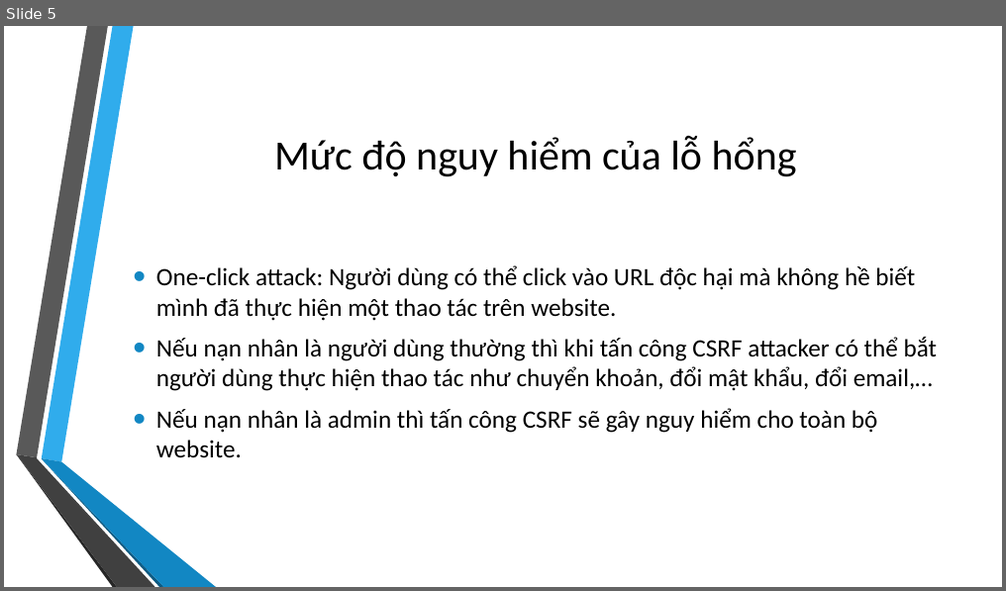
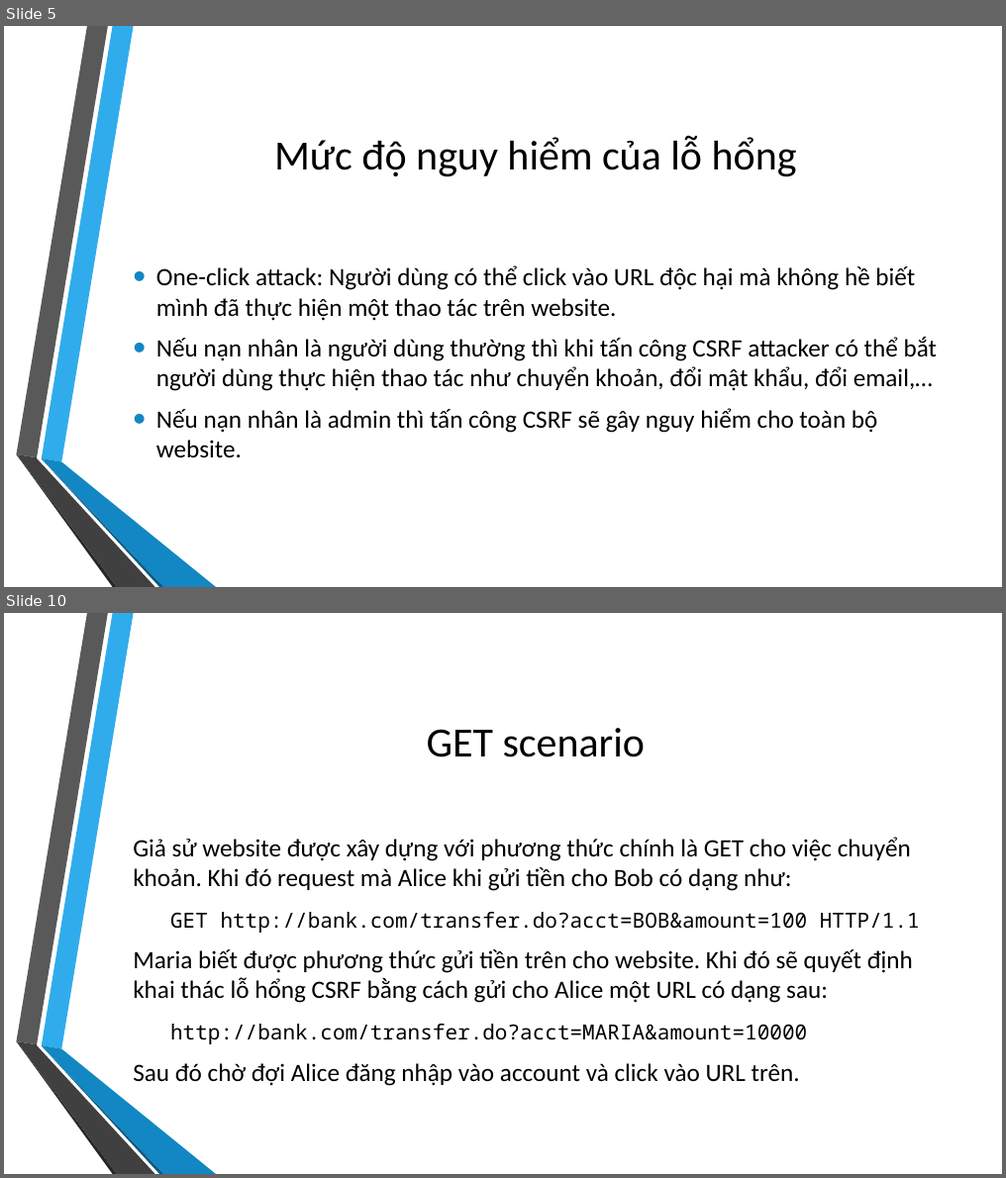
Before and after one commit to doanngochoanghy/ANM, a slide deck: CSRF/CSRF.pptx. Shown one above the other, each under a label of ours: slide 5 before the commit, slides 5 and 10 after it; the slides between them are not shown. The pictures are 1006x591 and 1006x1178 pixels, drawn with LibreOffice and Linux fonts; fonts in the diff are those of the drawing; background and template pictures are left out. Boxes give left, top, right and bottom in pixels: in the first picture for what was removed or moved away, otherwise in the second. Text is boxed around its words. In the diff, an @@ line names an element or a change of style, - is before the commit and + after.

```diff
--- a/CSRF/CSRF.pptx
+++ b/CSRF/CSRF.pptx
@@ slide 10 added at <box>4,613,1002,1174</box>, background picture (left out); not listed: 6 template elements that a slide beside it also shows @@
@@ title added at <box>427,728,645,758</box>, 40 pt, text #000000 @@
+GET scenario
@@ text added at <box>133,837,920,1086</box>, 24 pt, text #000000 @@
+Giả sử website được xây dựng với phương thức chính là GET cho việc chuyển khoản. Khi đó request mà Alice khi gửi tiền cho Bob có dạng như:
+GET http://bank.com/transfer.do?acct=BOB&amount=100 HTTP/1.1
+Maria biết được phương thức gửi tiền trên cho website. Khi đó sẽ quyết định khai thác lỗ hổng CSRF bằng cách gửi cho Alice một URL có dạng sau:
+http://bank.com/transfer.do?acct=MARIA&amount=10000
+Sau đó chờ đợi Alice đăng nhập vào account và click vào URL trên.
```
Also in this commit, not shown: 1 slide changed, 6 other slides added, 1 slide removed, 1 other file.
